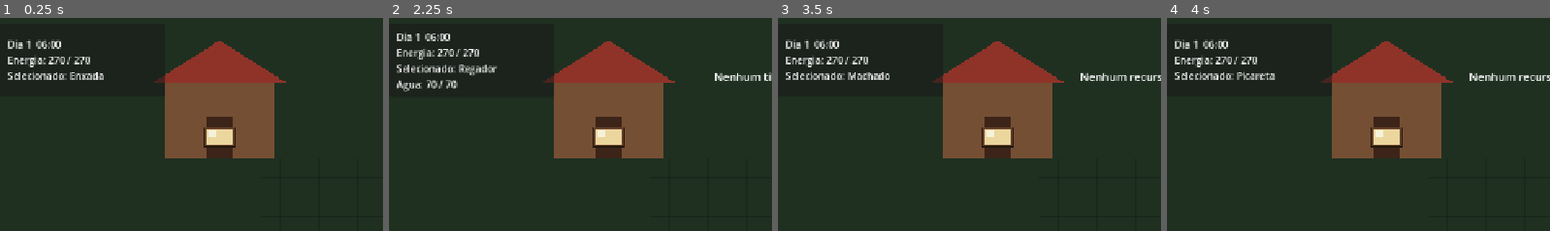
Above: before the commit, frames 1-4 (left to right).
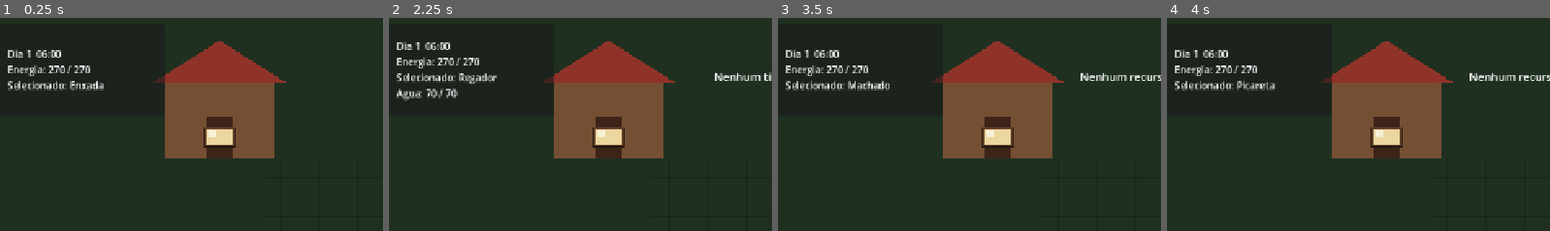
Above: after the commit, the same moments.

Repository: HelioConde/GameSlime
Game: Godot game, scene res://scenes/world/main.tscn
Same seed, same stepped clock (60 frames per second), same inputs: the game is played once before the commit and once after it.
Inputs (mouse positions are % of the whole screen's width and height, from its top left):
- Up to frame 1 (0.25 s): no input
- Up to frame 2 (2.25 s): tap Enter at 0.5 s; move the mouse to (72, 45) at 0.52 s; hold D 0.53-1.28 s; tap E at 0.6 s; click (72, 45) at 0.67 s; tap Space at 0.77, 1.25, 1.52 s; move the mouse to (30, 55) at 1.27 s; hold S 1.28-2.03 s; tap 1 at 1.35 s; move the mouse to (60, 28) at 2.02 s; hold D from 2.03 s (still down); tap 2 at 2.1 s
- Up to frame 3 (3.5 s): move the mouse to (45, 70) at 2.77 s; release D at 2.78 s; hold W from 2.78 s (still down); tap 3 at 2.85 s; click (45, 70) at 2.92 s; tap Space at 3.02 s
- Up to frame 4 (4 s): tap Enter at 3.5 s; move the mouse to (80, 65) at 3.52 s; release W at 3.53 s; hold A from 3.53 s (still down); tap 4 at 3.6 s; tap Space at 3.77 s
The pictures show only the part of the screen within x 1-51%, y 0-50%; the shares and areas given below are measured in that part.

The runs differ from the first frame. In frame 1, 2.9% of the frame differs, in the area x 2-28%, y 10-35%; in frame 2, 3.7%, in the area x 2-29%, y 7-40%; in frame 3, 3.0%; in frame 4, 2.9%.

Commit message:
chore: expand HUD for calendar and weather

Diff:
--- a/scenes/ui/game_hud.tscn
+++ b/scenes/ui/game_hud.tscn
@@ -9,7 +9,7 @@
 offset_left = 18.0
 offset_top = 18.0
 offset_right = 290.0
-offset_bottom = 138.0
+offset_bottom = 170.0
 
 [node name="Margin" type="MarginContainer" parent="StatusPanel"]
 theme_override_constants/margin_left = 12
